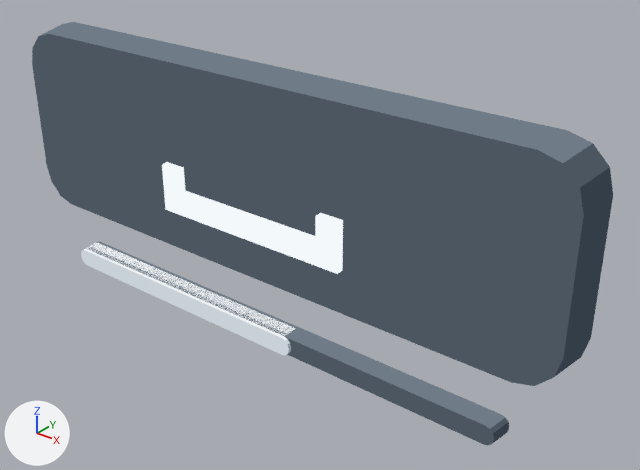
One commit to the glTF model Assets/TD2/Screen3D/Kit07/white3d/Key_SpaceHold_Down.gltf: the scene before it, then after it.
The view is the same before and after, from a 50 mm lens placed at (2.14, -2.25, 1.72), pointed at (0.22, 0.15, 0.24). Lighting does not change. The marker at lower left points along +X, +Y and +Z. The picture after the commit comes second. Vertices at exactly the same position are counted once.

The first picture shows 'Key_SpaceHold_Down_baked'.
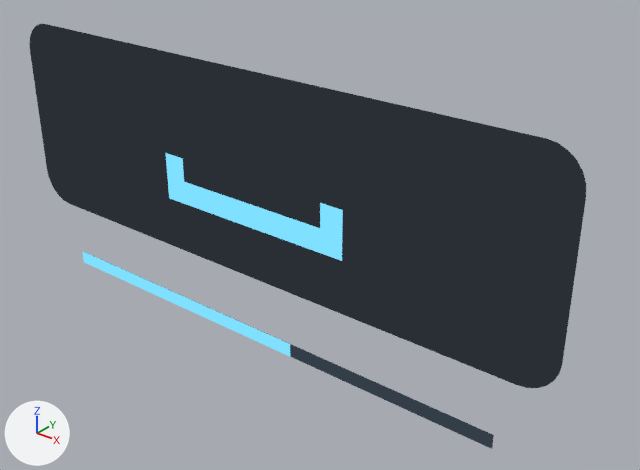
Diff of the bpy script that builds the scene:
```diff
--- a/Assets/TD2/Screen3D/Kit07/white3d/Key_SpaceHold_Down.gltf.py
+++ b/Assets/TD2/Screen3D/Kit07/white3d/Key_SpaceHold_Down.gltf.py
@@ mat_k07_white_sign_hot @@
+mat_k07_white_sign_hot = bpy.data.materials.new('K07_white_sign_hot')
+# nodes: BsdfTransparent, Emission, LightPath, MixShader, OutputMaterial
+# colours: cyan #7fe0ff
@@ mat_k07_white_sign_plate @@
+mat_k07_white_sign_plate = bpy.data.materials.new('K07_white_sign_plate')
+# nodes: BsdfTransparent, Emission, LightPath, MixShader, OutputMaterial
+# colours: dark grey #2a2f36
@@ me_key_spacehold_down_005 @@
 # used by ob_key_spacehold_down_baked; location = (0.0, 0.0, 0.0)
-me_key_spacehold_down_005.from_pydata(...)  # 160 vertices, 300 faces; spans x -1.3..1.34, y -0.02..0.1, z -0.25..0.88
-me_key_spacehold_down_005.materials.append(mat_k07_white_glow)
+me_key_spacehold_down_005.from_pydata(...)  # 60 vertices, 52 faces; spans x -1.3..1.3, y 0.0, z -0.25..0.88
+# me_key_spacehold_down_005 part 1: the loose piece of 32 vertices spanning x -1.3..1.34, y 0.0..0.1, z 0.04..0.88 is rebuilt with 28 vertices and now spans x -1.3..1.3, y 0.0, z 0.04..0.88, in mat_k07_white_sign_plate
+# me_key_spacehold_down_005 part 2: a new loose piece of 24 vertices spanning x -0.45..0.45, y 0.0, z 0.26..0.46, in mat_k07_white_sign_hot
+# me_key_spacehold_down_005 part 3: the loose piece of 32 vertices spanning x -1.1..0.22, y -0.01..0.05, z -0.25..-0.15 is deleted
+# me_key_spacehold_down_005 part 4: the loose piece of 16 vertices spanning x 0.04..0.35, y -0.02..0.0, z 0.21..0.32 is deleted
+# me_key_spacehold_down_005 part 5: the loose piece of 16 vertices spanning x -0.36..-0.05, y -0.02..0.0, z 0.21..0.32 is deleted
+# me_key_spacehold_down_005 part 6: the loose piece of 8 vertices spanning x -0.06..0.05, y -0.02..0.0, z 0.21..0.32 is deleted
+# me_key_spacehold_down_005 part 7
+# 12 vertices are removed from x -0.46..-0.35, y -0.02..0.0, z 0.21..0.42
+# 22 faces are deleted
+# me_key_spacehold_down_005 part 8
+# 12 vertices are removed from x 0.34..0.45, y -0.02..0.0, z 0.21..0.42
+# 22 faces are deleted
+# me_key_spacehold_down_005 part 9
+# 30 vertices are removed from x -1.1..1.12, y 0.0..0.06, z -0.25..-0.15
+# 60 faces are deleted
+# 6 vertices are added at (-1.1, 0.0, -0.25), (0.2, 0.0, -0.25), (0.2, 0.0, -0.19), (-1.1, 0.0, -0.25), (1.1, 0.0, -0.25), (-1.1, 0.0, -0.19)
+# 2 new faces join them, mat_k07_white_sign_hot
+# 2 new faces join them, mat_k07_white_graphite_dark
 me_key_spacehold_down_005.materials.append(mat_k07_white_graphite_dark)
-me_key_spacehold_down_005.materials.append(mat_k07_white_graphite_light)
-me_key_spacehold_down_005.materials.append(mat_k07_white_graphite)
-me_key_spacehold_down_005.materials.append(mat_k07_white_panel_light)
-me_key_spacehold_down_005.materials.append(mat_k07_white_panel)
-me_key_spacehold_down_005.materials.append(mat_k07_white_panel_dark)
+me_key_spacehold_down_005.materials.append(mat_k07_white_sign_plate)
+me_key_spacehold_down_005.materials.append(mat_k07_white_sign_hot)
```

Changed parts and their boxes [x1, y1, x2, y2] in the pictures (640 x 470 px):
'Key_SpaceHold_Down_baked', reshaped
    before: [32, 22, 613, 445]
    after: [30, 24, 586, 449]
part 1 of me_key_spacehold_down_005, rebuilt
    before: [32, 22, 613, 386]
    after: [30, 24, 586, 388]
part 2 of me_key_spacehold_down_005, added (cyan)
    after: [165, 153, 343, 261]
part 3 of me_key_spacehold_down_005, deleted
    before: [81, 243, 296, 355]
part 4 of me_key_spacehold_down_005, deleted
    before: [254, 216, 316, 266]
part 5 of me_key_spacehold_down_005, deleted
    before: [181, 191, 240, 236]
part 6 of me_key_spacehold_down_005, deleted
    before: [235, 210, 258, 243]
part 7 of me_key_spacehold_down_005, deleted
    before: [162, 162, 185, 216]
part 8 of me_key_spacehold_down_005, deleted
    before: [315, 213, 343, 274]
part 9 of me_key_spacehold_down_005, cut back
    before: [88, 241, 509, 445]
    after: [82, 251, 494, 449]
